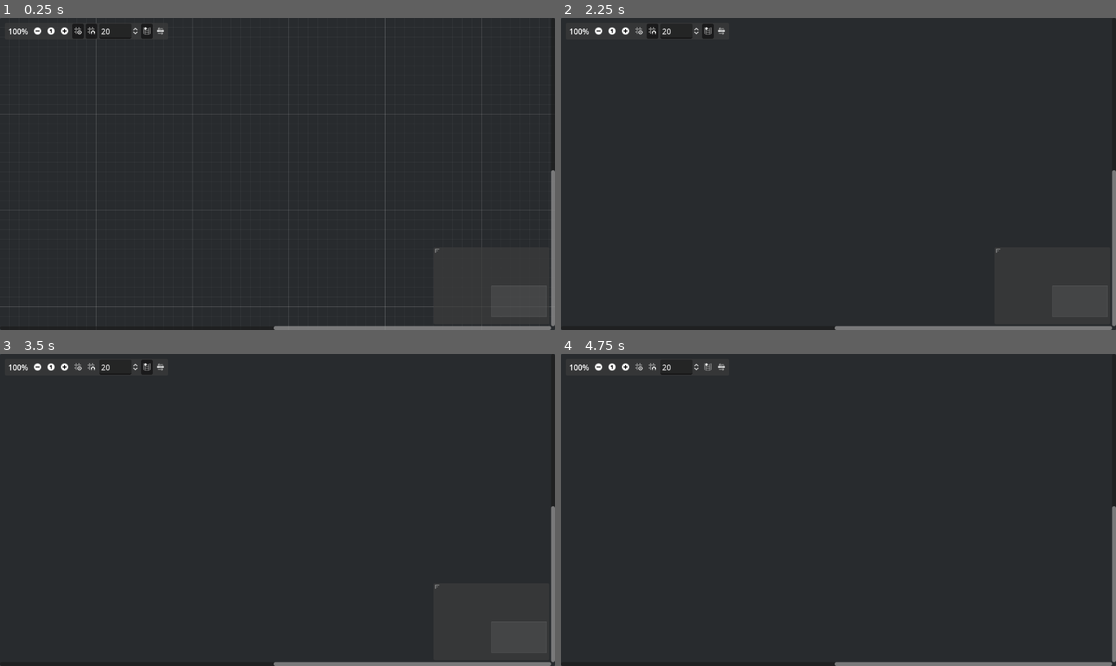
Above: before the commit, frames 1-4 (two rows, left to right).
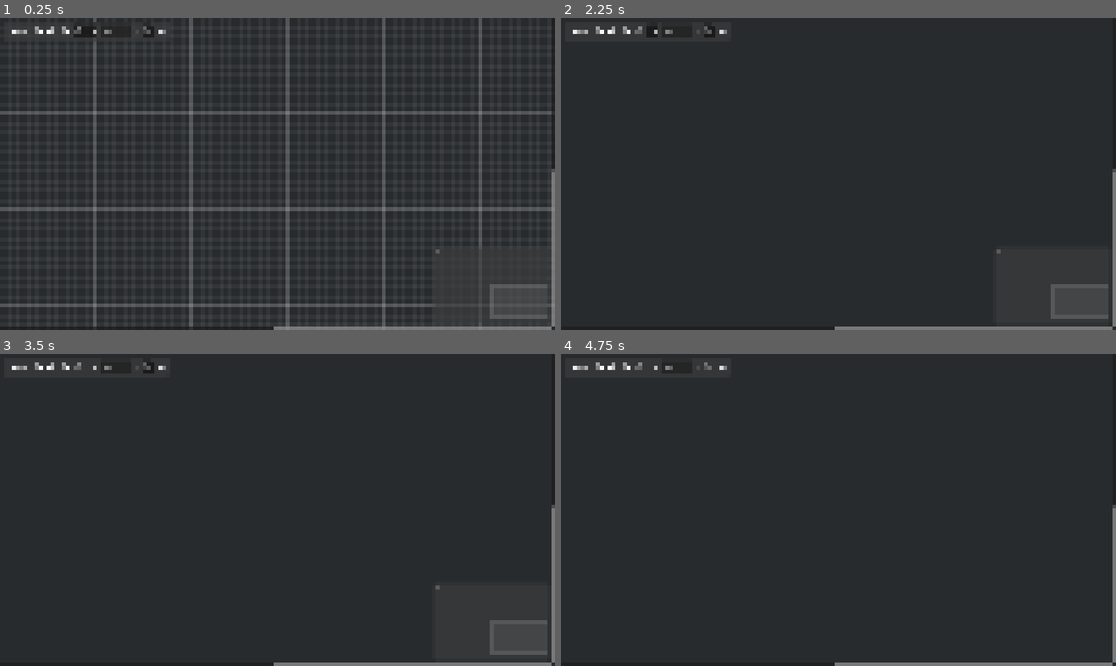
Above: after the commit, the same moments.

Repository: dFarium/Satisfactory-producction-planner
Game: Godot game, scene res://Scenes/graph_edit.tscn
The game is run twice, just before and just after one commit, with the same random seed, the same clock (stepped at 60 frames per second) and the same inputs.
Inputs (mouse positions are in pixels of both pictures, inside the frame that each line leads up to):
- Up to frame 1 (0.25 s): no input
- Up to frame 2 (2.25 s): click (599, 30) at 0.5 s; click (627, 30) at 1.25 s; click (638, 30) at 2 s
- Up to frame 3 (3.5 s): click (88, 366) at 2.75 s
- Up to frame 4 (4.75 s): click (705, 366) at 3.5 s; click (721, 366) at 4.25 s

The runs differ from the first frame. In frame 1, 6.2% of the frame differs, in the area x 0-100%, y 0-100%; in frame 2, 0.7%; in frame 3, 0.7%; in frame 4, 0.5%.

Commit message:
recipes

Diff:
--- /dev/null
+++ b/Recipes/[R] bauxite.tres
@@ -0,0 +1,19 @@
+[gd_resource type="Resource" script_class="Recipe" load_steps=5 format=3 uid="uid://dvy48ybt7w38v"]
+
+[ext_resource type="Script" path="res://Scripts/Items/item_amount.gd" id="1_paetb"]
+[ext_resource type="Resource" uid="uid://b3jodrx7i84vx" path="res://Items/iron_ore.tres" id="2_h51g7"]
+[ext_resource type="Script" path="res://Scripts/Items/recipe.gd" id="3_sack5"]
+
+[sub_resource type="Resource" id="Resource_wlaqv"]
+script = ExtResource("1_paetb")
+item = ExtResource("2_h51g7")
+quantity = 2
+
+[resource]
+script = ExtResource("3_sack5")
+building = 5
+name = "Bauxite"
+inputs = Array[ExtResource("1_paetb")]([])
+outputs = Array[ExtResource("1_paetb")]([SubResource("Resource_wlaqv")])
+manufacturing_cycle = 2.0
+is_alternate_recipe = false
--- /dev/null
+++ b/Recipes/[R] caterium_ore.tres
@@ -0,0 +1,19 @@
+[gd_resource type="Resource" script_class="Recipe" load_steps=5 format=3 uid="uid://s7abbmkn3pqm"]
+
+[ext_resource type="Script" path="res://Scripts/Items/item_amount.gd" id="1_kc1gu"]
+[ext_resource type="Resource" uid="uid://de1x4nfb06uq7" path="res://Items/bauxite.tres" id="2_qy5vl"]
+[ext_resource type="Script" path="res://Scripts/Items/recipe.gd" id="3_4w5ci"]
+
+[sub_resource type="Resource" id="Resource_wlaqv"]
+script = ExtResource("1_kc1gu")
+item = ExtResource("2_qy5vl")
+quantity = 2
+
+[resource]
+script = ExtResource("3_4w5ci")
+building = 5
+name = "Iron Ore"
+inputs = Array[ExtResource("1_kc1gu")]([])
+outputs = Array[ExtResource("1_kc1gu")]([SubResource("Resource_wlaqv")])
+manufacturing_cycle = 2.0
+is_alternate_recipe = false
--- /dev/null
+++ b/Recipes/[R] coal.tres
@@ -0,0 +1,19 @@
+[gd_resource type="Resource" script_class="Recipe" load_steps=5 format=3 uid="uid://byj4civm1jtdt"]
+
+[ext_resource type="Script" path="res://Scripts/Items/item_amount.gd" id="1_iea6m"]
+[ext_resource type="Resource" uid="uid://de1x4nfb06uq7" path="res://Items/bauxite.tres" id="2_qbch3"]
+[ext_resource type="Script" path="res://Scripts/Items/recipe.gd" id="3_ikepn"]
+
+[sub_resource type="Resource" id="Resource_wlaqv"]
+script = ExtResource("1_iea6m")
+item = ExtResource("2_qbch3")
+quantity = 2
+
+[resource]
+script = ExtResource("3_ikepn")
+building = 5
+name = "Iron Ore"
+inputs = Array[ExtResource("1_iea6m")]([])
+outputs = Array[ExtResource("1_iea6m")]([SubResource("Resource_wlaqv")])
+manufacturing_cycle = 2.0
+is_alternate_recipe = false
--- /dev/null
+++ b/Recipes/[R] copper_ore.tres
@@ -0,0 +1,19 @@
+[gd_resource type="Resource" script_class="Recipe" load_steps=5 format=3 uid="uid://dmjmi6wrc6cd4"]
+
+[ext_resource type="Script" path="res://Scripts/Items/item_amount.gd" id="1_rqiv5"]
+[ext_resource type="Resource" uid="uid://de1x4nfb06uq7" path="res://Items/bauxite.tres" id="2_h08xp"]
+[ext_resource type="Script" path="res://Scripts/Items/recipe.gd" id="3_vh534"]
+
+[sub_resource type="Resource" id="Resource_wlaqv"]
+script = ExtResource("1_rqiv5")
+item = ExtResource("2_h08xp")
+quantity = 2
+
+[resource]
+script = ExtResource("3_vh534")
+building = 5
+name = "Iron Ore"
+inputs = Array[ExtResource("1_rqiv5")]([])
+outputs = Array[ExtResource("1_rqiv5")]([SubResource("Resource_wlaqv")])
+manufacturing_cycle = 2.0
+is_alternate_recipe = false
--- /dev/null
+++ b/Recipes/[R] crude_oil.tres
@@ -0,0 +1,19 @@
+[gd_resource type="Resource" script_class="Recipe" load_steps=5 format=3 uid="uid://ds284sc0xhm2a"]
+
+[ext_resource type="Script" path="res://Scripts/Items/item_amount.gd" id="1_44h8q"]
+[ext_resource type="Resource" uid="uid://de1x4nfb06uq7" path="res://Items/bauxite.tres" id="2_sk1rs"]
+[ext_resource type="Script" path="res://Scripts/Items/recipe.gd" id="3_qtmer"]
+
+[sub_resource type="Resource" id="Resource_wlaqv"]
+script = ExtResource("1_44h8q")
+item = ExtResource("2_sk1rs")
+quantity = 2
+
+[resource]
+script = ExtResource("3_qtmer")
+building = 5
+name = "Iron Ore"
+inputs = Array[ExtResource("1_44h8q")]([])
+outputs = Array[ExtResource("1_44h8q")]([SubResource("Resource_wlaqv")])
+manufacturing_cycle = 2.0
+is_alternate_recipe = false
--- /dev/null
+++ b/Recipes/[R] iron_ore.tres
@@ -0,0 +1,19 @@
+[gd_resource type="Resource" script_class="Recipe" load_steps=5 format=3 uid="uid://ccx8c1cm8i8om"]
+
+[ext_resource type="Script" path="res://Scripts/Items/item_amount.gd" id="1_l2h2c"]
+[ext_resource type="Resource" uid="uid://b3jodrx7i84vx" path="res://Items/iron_ore.tres" id="2_sc487"]
+[ext_resource type="Script" path="res://Scripts/Items/recipe.gd" id="3_7730w"]
+
+[sub_resource type="Resource" id="Resource_wlaqv"]
+script = ExtResource("1_l2h2c")
+item = ExtResource("2_sc487")
+quantity = 2
+
+[resource]
+script = ExtResource("3_7730w")
+building = 5
+name = "Iron Ore"
+inputs = Array[ExtResource("1_l2h2c")]([])
+outputs = Array[ExtResource("1_l2h2c")]([SubResource("Resource_wlaqv")])
+manufacturing_cycle = 2.0
+is_alternate_recipe = false
--- /dev/null
+++ b/Recipes/[R] limestone.tres
@@ -0,0 +1,19 @@
+[gd_resource type="Resource" script_class="Recipe" load_steps=5 format=3 uid="uid://dnhd20poxm1hu"]
+
+[ext_resource type="Script" path="res://Scripts/Items/item_amount.gd" id="1_6oqxm"]
+[ext_resource type="Resource" uid="uid://de1x4nfb06uq7" path="res://Items/bauxite.tres" id="2_5y3xw"]
+[ext_resource type="Script" path="res://Scripts/Items/recipe.gd" id="3_e3qf2"]
+
+[sub_resource type="Resource" id="Resource_wlaqv"]
+script = ExtResource("1_6oqxm")
+item = ExtResource("2_5y3xw")
+quantity = 2
+
+[resource]
+script = ExtResource("3_e3qf2")
+building = 5
+name = "Iron Ore"
+inputs = Array[ExtResource("1_6oqxm")]([])
+outputs = Array[ExtResource("1_6oqxm")]([SubResource("Resource_wlaqv")])
+manufacturing_cycle = 2.0
+is_alternate_recipe = false
--- /dev/null
+++ b/Recipes/[R] nitrogen_gas.tres
@@ -0,0 +1,19 @@
+[gd_resource type="Resource" script_class="Recipe" load_steps=5 format=3 uid="uid://w20d60oe1cri"]
+
+[ext_resource type="Script" path="res://Scripts/Items/item_amount.gd" id="1_cwd0q"]
+[ext_resource type="Resource" uid="uid://djbyvsblqligv" path="res://Items/caterium_ore.tres" id="2_wcti6"]
+[ext_resource type="Script" path="res://Scripts/Items/recipe.gd" id="3_58ctp"]
+
+[sub_resource type="Resource" id="Resource_wlaqv"]
+script = ExtResource("1_cwd0q")
+item = ExtResource("2_wcti6")
+quantity = 2
+
+[resource]
+script = ExtResource("3_58ctp")
+building = 5
+name = "Iron Ore"
+inputs = Array[ExtResource("1_cwd0q")]([])
+outputs = Array[ExtResource("1_cwd0q")]([SubResource("Resource_wlaqv")])
+manufacturing_cycle = 2.0
+is_alternate_recipe = false
--- /dev/null
+++ b/Recipes/[R] raw_quartz.tres
@@ -0,0 +1,19 @@
+[gd_resource type="Resource" script_class="Recipe" load_steps=5 format=3 uid="uid://dnegcsyyjx0ha"]
+
+[ext_resource type="Script" path="res://Scripts/Items/item_amount.gd" id="1_r6j3h"]
+[ext_resource type="Resource" uid="uid://bv0okmqw8rcc2" path="res://Items/coal.tres" id="2_3bg1n"]
+[ext_resource type="Script" path="res://Scripts/Items/recipe.gd" id="3_1635f"]
+
+[sub_resource type="Resource" id="Resource_wlaqv"]
+script = ExtResource("1_r6j3h")
+item = ExtResource("2_3bg1n")
+quantity = 2
+
+[resource]
+script = ExtResource("3_1635f")
+building = 5
+name = "Iron Ore"
+inputs = Array[ExtResource("1_r6j3h")]([])
+outputs = Array[ExtResource("1_r6j3h")]([SubResource("Resource_wlaqv")])
+manufacturing_cycle = 2.0
+is_alternate_recipe = false
--- /dev/null
+++ b/Recipes/[R] sam_ore.tres
@@ -0,0 +1,19 @@
+[gd_resource type="Resource" script_class="Recipe" load_steps=5 format=3 uid="uid://8r4mfgylcrmr"]
+
+[ext_resource type="Script" path="res://Scripts/Items/item_amount.gd" id="1_q3dkg"]
+[ext_resource type="Resource" uid="uid://bv0okmqw8rcc2" path="res://Items/coal.tres" id="2_8l1k7"]
+[ext_resource type="Script" path="res://Scripts/Items/recipe.gd" id="3_jppsb"]
+
+[sub_resource type="Resource" id="Resource_wlaqv"]
+script = ExtResource("1_q3dkg")
+item = ExtResource("2_8l1k7")
+quantity = 2
+
+[resource]
+script = ExtResource("3_jppsb")
+building = 5
+name = "Iron Ore"
+inputs = Array[ExtResource("1_q3dkg")]([])
+outputs = Array[ExtResource("1_q3dkg")]([SubResource("Resource_wlaqv")])
+manufacturing_cycle = 2.0
+is_alternate_recipe = false
--- /dev/null
+++ b/Recipes/[R] sulfur.tres
@@ -0,0 +1,19 @@
+[gd_resource type="Resource" script_class="Recipe" load_steps=5 format=3 uid="uid://b7jtekiuu0i0r"]
+
+[ext_resource type="Script" path="res://Scripts/Items/item_amount.gd" id="1_yxisw"]
+[ext_resource type="Resource" uid="uid://bv0okmqw8rcc2" path="res://Items/coal.tres" id="2_2vi4r"]
+[ext_resource type="Script" path="res://Scripts/Items/recipe.gd" id="3_6gfl3"]
+
+[sub_resource type="Resource" id="Resource_wlaqv"]
+script = ExtResource("1_yxisw")
+item = ExtResource("2_2vi4r")
+quantity = 2
+
+[resource]
+script = ExtResource("3_6gfl3")
+building = 5
+name = "Iron Ore"
+inputs = Array[ExtResource("1_yxisw")]([])
+outputs = Array[ExtResource("1_yxisw")]([SubResource("Resource_wlaqv")])
+manufacturing_cycle = 2.0
+is_alternate_recipe = false
--- /dev/null
+++ b/Recipes/[R] uranium.tres
@@ -0,0 +1,19 @@
+[gd_resource type="Resource" script_class="Recipe" load_steps=5 format=3 uid="uid://bhsxk1n016x0f"]
+
+[ext_resource type="Script" path="res://Scripts/Items/item_amount.gd" id="1_5yjlv"]
+[ext_resource type="Resource" uid="uid://djbyvsblqligv" path="res://Items/caterium_ore.tres" id="2_vt71s"]
+[ext_resource type="Script" path="res://Scripts/Items/recipe.gd" id="3_mh02h"]
+
+[sub_resource type="Resource" id="Resource_wlaqv"]
+script = ExtResource("1_5yjlv")
+item = ExtResource("2_vt71s")
+quantity = 2
+
+[resource]
+script = ExtResource("3_mh02h")
+building = 5
+name = "Iron Ore"
+inputs = Array[ExtResource("1_5yjlv")]([])
+outputs = Array[ExtResource("1_5yjlv")]([SubResource("Resource_wlaqv")])
+manufacturing_cycle = 2.0
+is_alternate_recipe = false
--- /dev/null
+++ b/Recipes/[R] water.tres
@@ -0,0 +1,19 @@
+[gd_resource type="Resource" script_class="Recipe" load_steps=5 format=3 uid="uid://bd4m2dcdlko7j"]
+
+[ext_resource type="Script" path="res://Scripts/Items/item_amount.gd" id="1_chlcj"]
+[ext_resource type="Resource" uid="uid://0tesf0nwto3n" path="res://Items/sam_ore.tres" id="2_gx83f"]
+[ext_resource type="Script" path="res://Scripts/Items/recipe.gd" id="3_wtpju"]
+
+[sub_resource type="Resource" id="Resource_wlaqv"]
+script = ExtResource("1_chlcj")
+item = ExtResource("2_gx83f")
+quantity = 2
+
+[resource]
+script = ExtResource("3_wtpju")
+building = 5
+name = "Iron Ore"
+inputs = Array[ExtResource("1_chlcj")]([])
+outputs = Array[ExtResource("1_chlcj")]([SubResource("Resource_wlaqv")])
+manufacturing_cycle = 2.0
+is_alternate_recipe = false
--- a/Scripts/Graph/main.gd
+++ b/Scripts/Graph/main.gd
@@ -2,6 +2,7 @@
 
 # Called when the node enters the scene tree for the first time.
 func _ready() -> void:
+	OS.low_processor_usage_mode = true
 	pass
 # Called every frame. 'delta' is the elapsed time since the previous frame.
 func _process(_delta: float) -> void:
